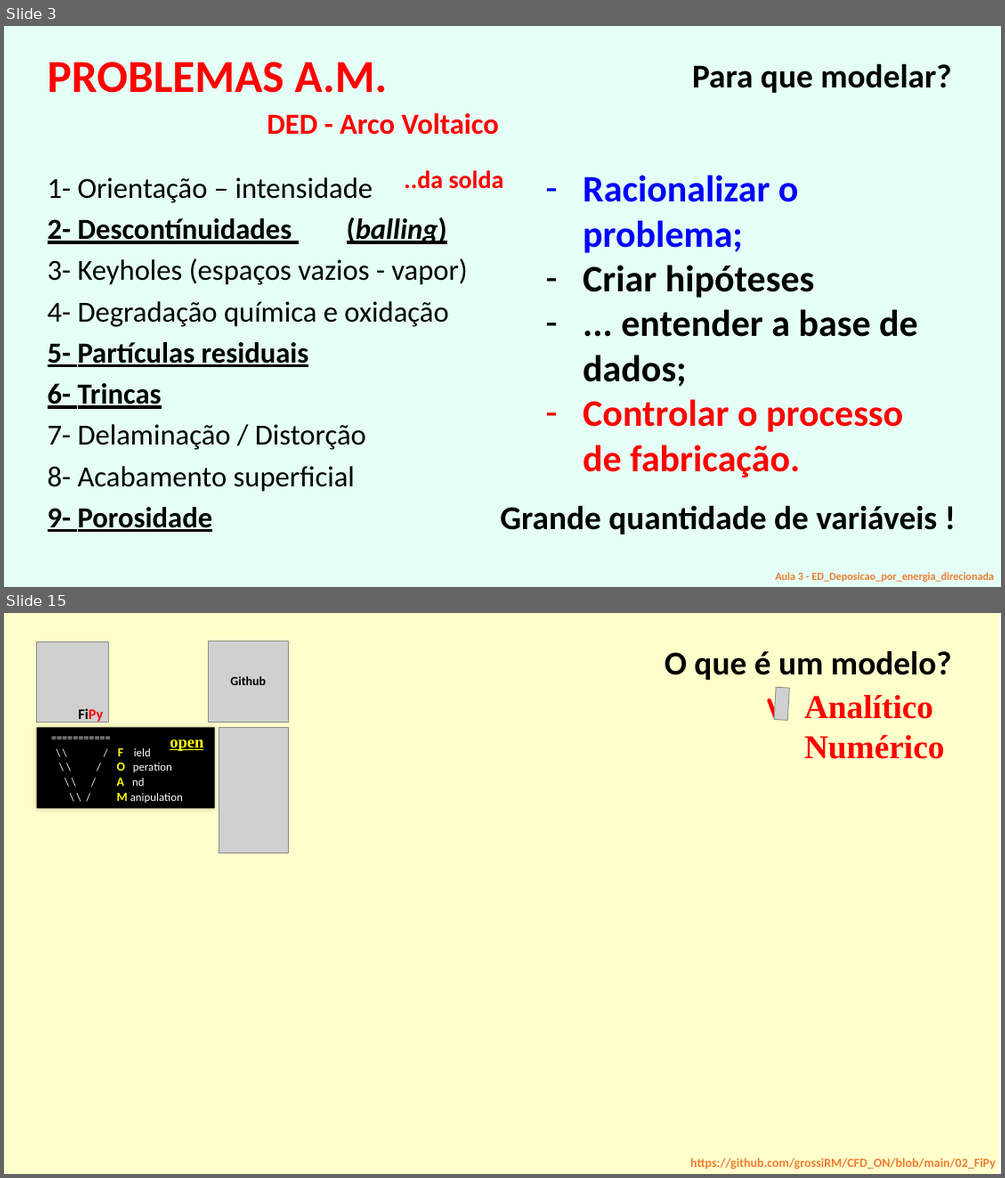
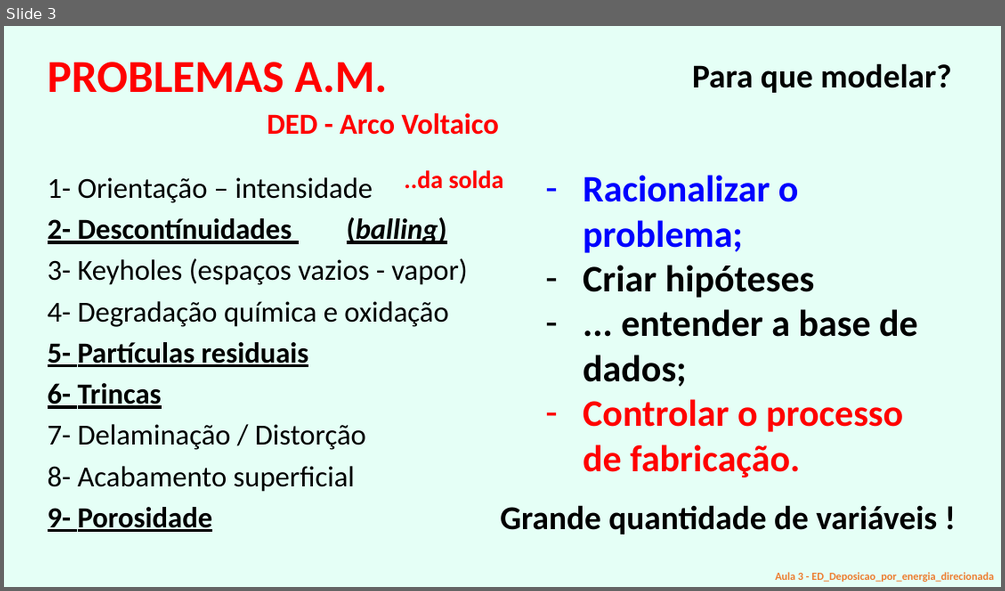
Before and after one commit to grossiRM/AM_FEG, a slide deck: Plano_V02_iii_AM_FEG/d_Topicos Especiais - Introducao a Manufatura Aditiva para Metais.pptx. Shown one above the other, each under a label of ours: slides 3 and 15 before the commit, slide 3 after it; the slides between them are not shown. The pictures are 1005x1178 and 1005x591 pixels, drawn with LibreOffice and Linux fonts; fonts in the diff are those of the drawing; grey boxes stand for pictures. Boxes give left, top, right and bottom in pixels: in the first picture for what was removed or moved away, otherwise in the second. Text is boxed around its words. In the diff, an @@ line names an element or a change of style, - is before the commit and + after.

```diff
--- a/Plano_V02_iii_AM_FEG/d_Topicos Especiais - Introducao a Manufatura Aditiva para Metais.pptx
+++ b/Plano_V02_iii_AM_FEG/d_Topicos Especiais - Introducao a Manufatura Aditiva para Metais.pptx
@@ slide 15 removed at (4,613,1001,1174), background #FFFFFF @@
@@ rectangle removed at (4,613,998,1174) @@
@@ text removed at (664,650,952,680) @@
-O que é um modelo?
@@ group removed at (37,641,289,852): 3 texts, 3 pictures, 1 rectangle @@
-===========
-\ \ / F ield
-\ \ / O peration
-\ \ / A nd
-\ \ / M anipulation
-open
-FiPy
-Github
@@ picture removed at (774,687,789,720) @@
@@ rounded rectangle removed at (767,698,778,720) @@
@@ text removed at (804,695,945,759) @@
-Analítico
-Numérico
@@ text removed at (690,1158,995,1169) @@
-https://github.com/grossiRM/CFD_ON/blob/main/02_FiPy
```
Also in this commit, not shown: 11 slides changed, 5 other slides removed, 1 other file.
